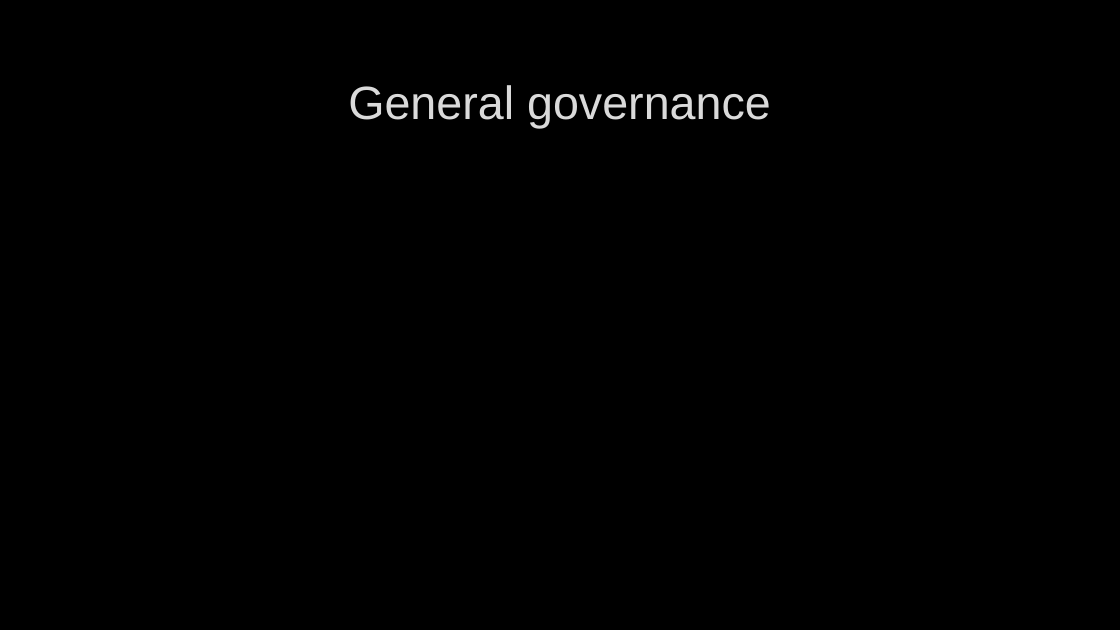
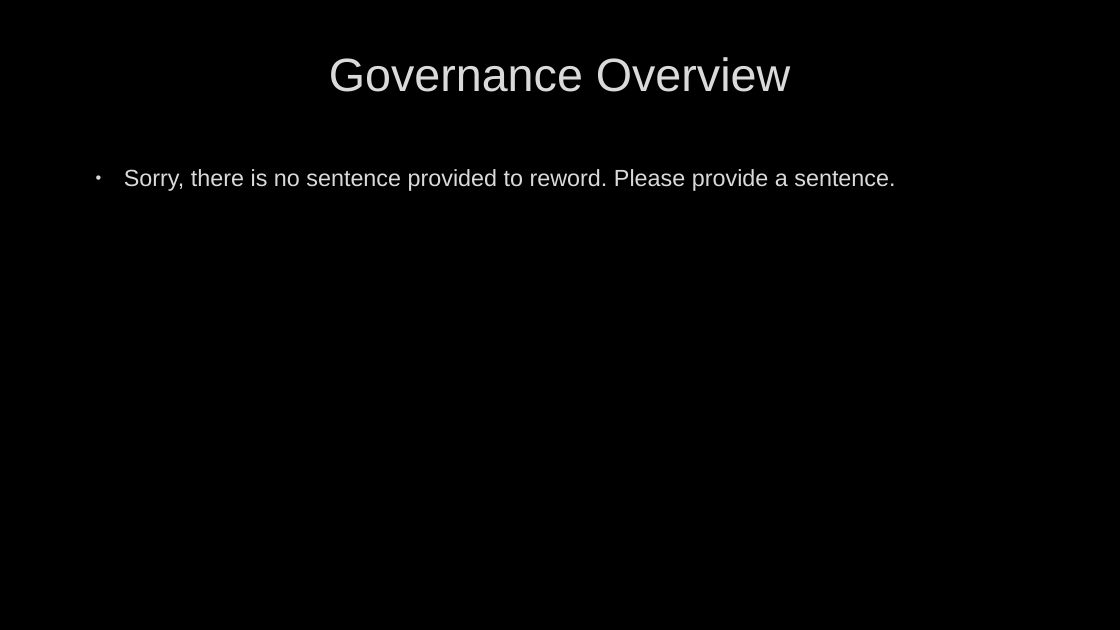
Before and after one commit to deveshbatra/genai_group1, a slide deck: slide 5 of GPTA4_tech.pptx. Drawn at 1120x630 pixels with LibreOffice and Linux fonts; fonts in the diff are those of the drawing; background and template pictures are left out. Boxes give left, top, right and bottom in pixels: in the first picture for what was removed or moved away, otherwise in the second. Text is boxed around its words. In the diff, an @@ line names an element or a change of style, - is before the commit and + after.

```diff
--- a/GPTA4_tech.pptx
+++ b/GPTA4_tech.pptx
@@ title at (329,57,790,92): text changed @@
-General governance
+Governance Overview
@@ text added at (124,169,895,191), 20 pt, text #DADADA @@
+• Sorry, there is no sentence provided to reword. Please provide a sentence.
```
Also in this commit, not shown: 13 other slides changed, 1 other file.
